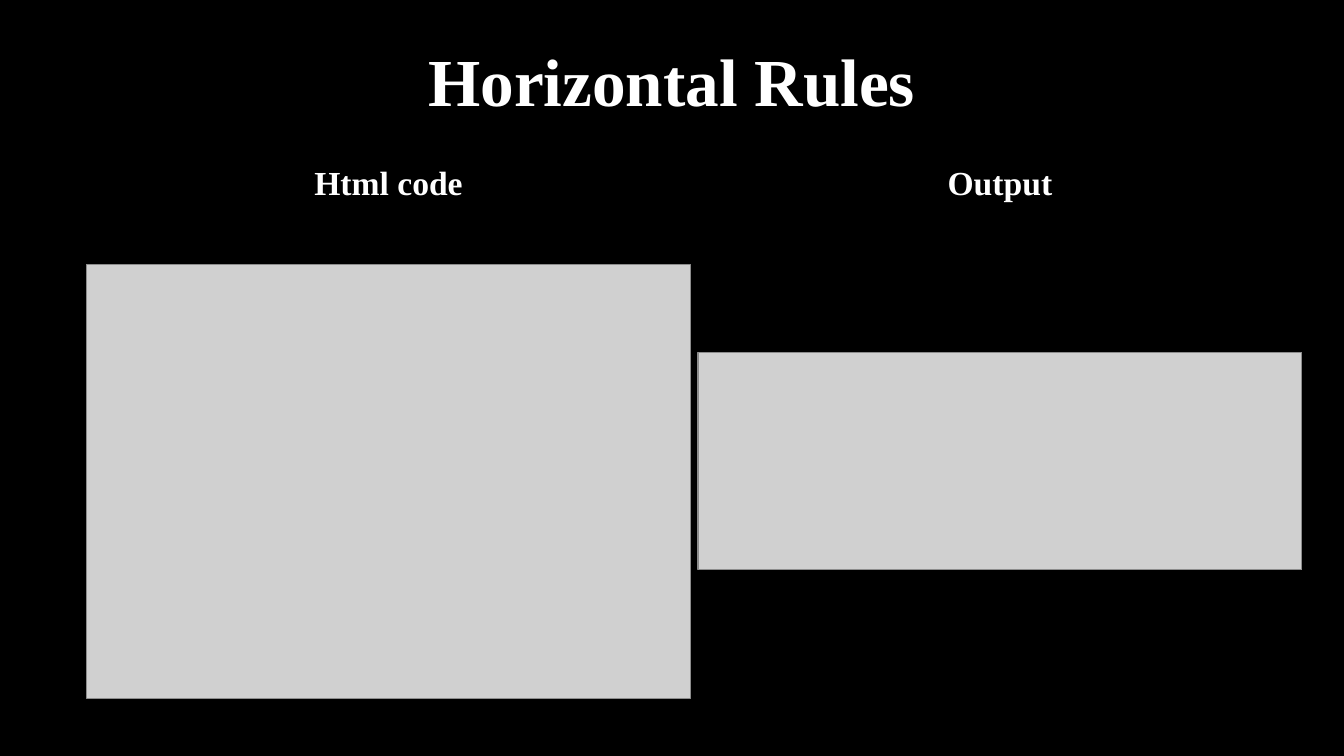
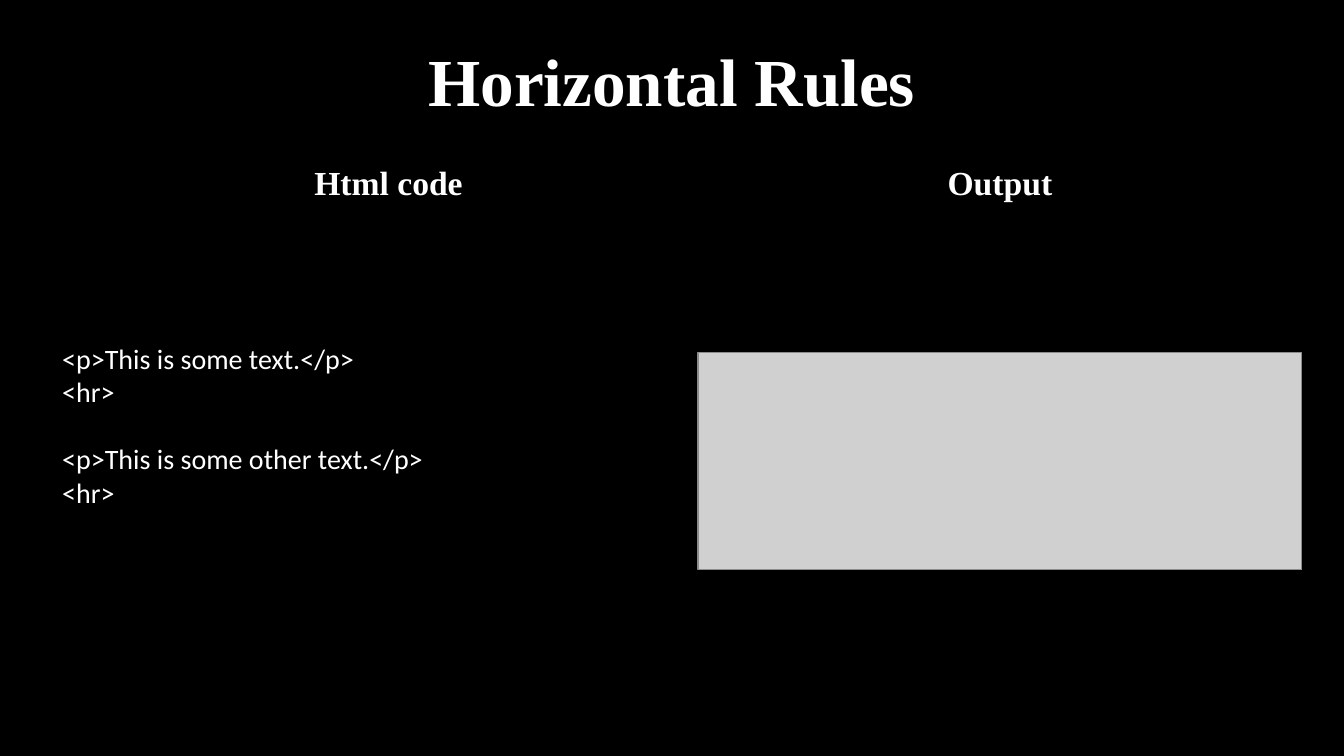
Before and after one commit to haiderIbrahem/ASPU_WEB, a slide deck: slide 24 of web.pptx (slide 22 before the commit). Drawn at 1344x756 pixels with LibreOffice and Linux fonts; fonts in the diff are those of the drawing; grey boxes stand for pictures. Boxes give left, top, right and bottom in pixels: in the first picture for what was removed or moved away, otherwise in the second. Text is boxed around its words. In the diff, an @@ line names an element or a change of style, - is before the commit and + after.

```diff
--- a/web.pptx
+++ b/web.pptx
@@ picture removed at [87,264,691,699] @@
@@ text added at [62,349,423,503], 20 pt, text #FFFFFF @@
+<p>This is some text.</p>
+<hr>
+<p>This is some other text.</p>
+<hr>
```
Also in this commit, not shown: 18 other slides changed, 2 slides added.
